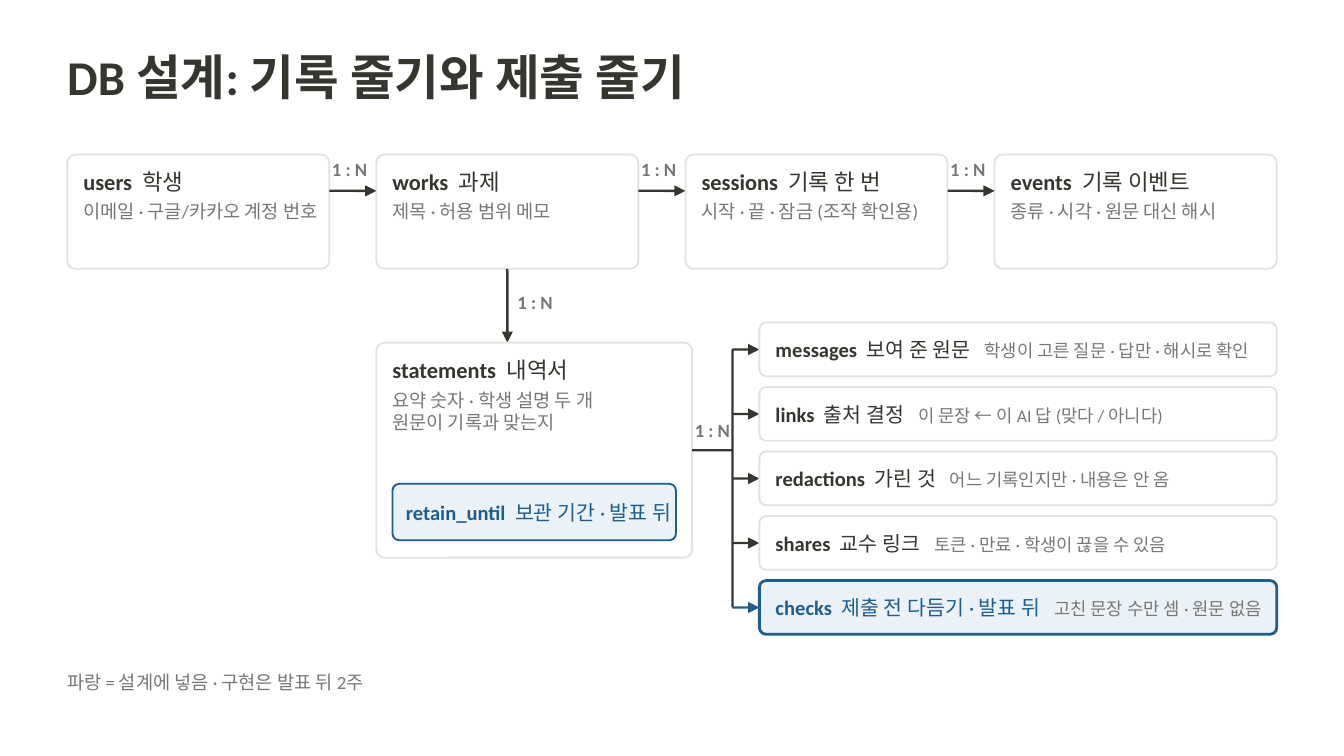
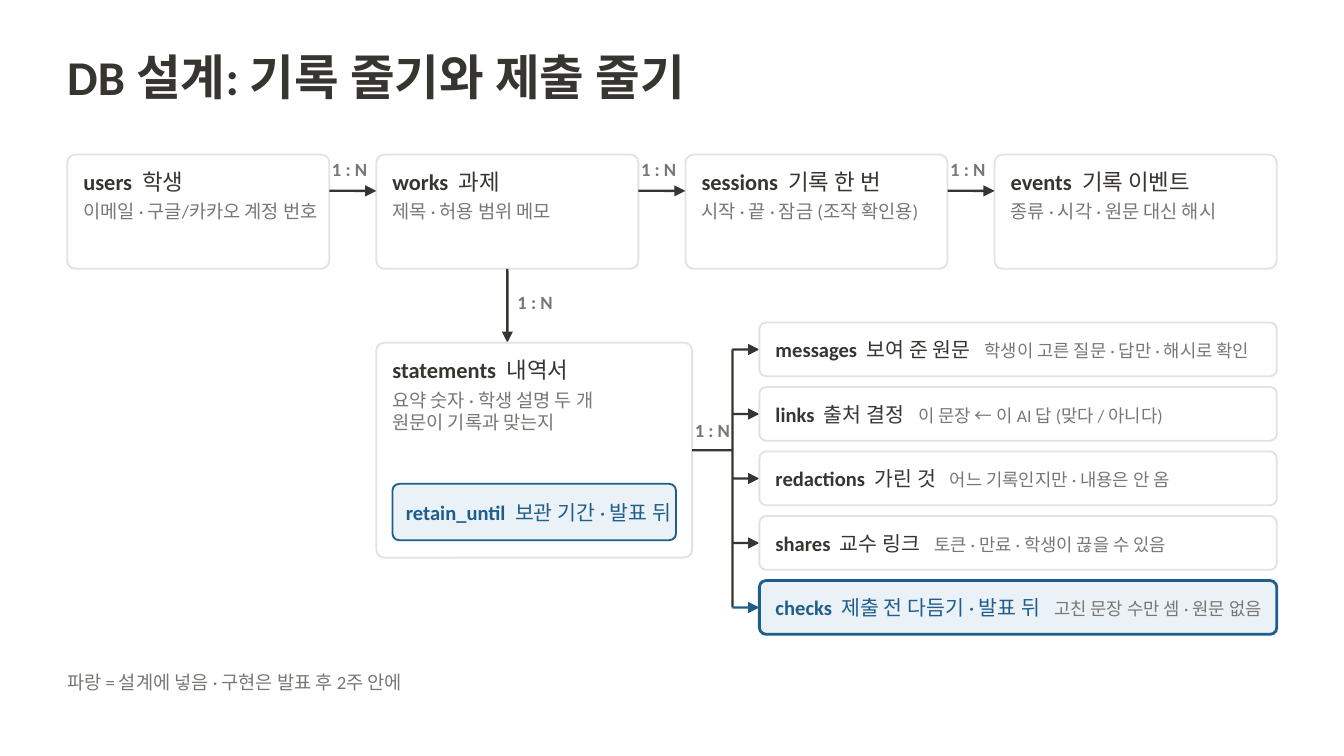
Before and after one commit to 20233014-KYH/trace, a slide deck: slide 12 of deck/중간발표_김용현.pptx. Drawn at 1344x756 pixels with LibreOffice and Linux fonts; fonts in the diff are those of the drawing. Boxes give left, top, right and bottom in pixels: in the first picture for what was removed or moved away, otherwise in the second. Text is boxed around its words. In the diff, an @@ line names an element or a change of style, - is before the commit and + after.

```diff
--- a/deck/중간발표_김용현.pptx
+++ b/deck/중간발표_김용현.pptx
@@ text at [67,673,402,691]: text changed @@
-파랑 = 설계에 넣음 · 구현은 발표 뒤 2주
+파랑 = 설계에 넣음 · 구현은 발표 후 2주 안에
```
Also in this commit, not shown: 1 other file.
